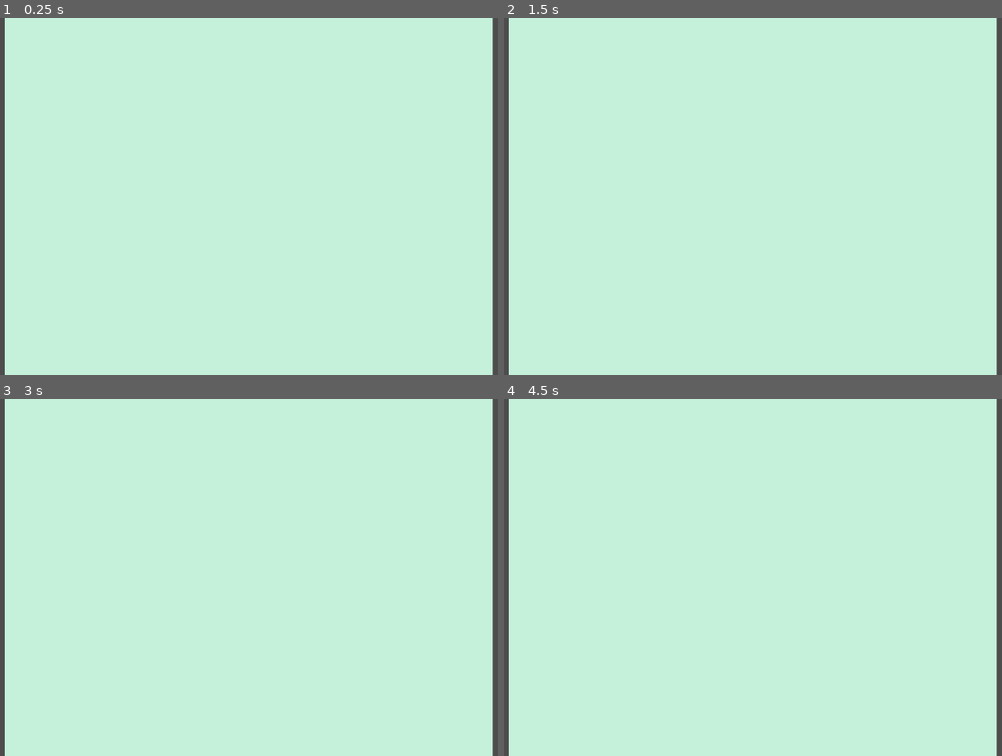
Above: before the commit, frames 1-4 (two rows, left to right).
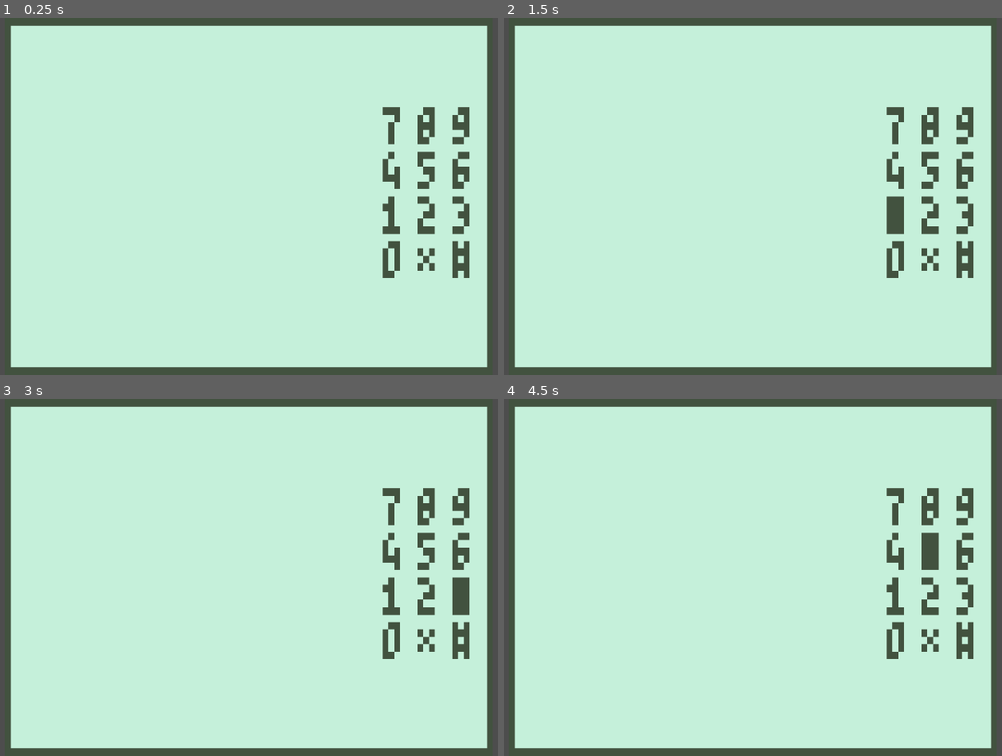
Above: after the commit, the same moments.

Repository: ErikHo61/NokiaJam2024
Game: Godot game, scene res://main.tscn
Same seed, same stepped clock (60 frames per second), same inputs: the game is played once before the commit and once after it.
Inputs:
- Up to frame 1 (0.25 s): no input
- Up to frame 2 (1.5 s): tap Enter at 0.5 s; tap Keypad 0 (kp 0) at 0.6 s; tap Space at 1.25 s; tap Keypad 1 (kp 1) at 1.35 s
- Up to frame 3 (3 s): tap Enter at 2 s; tap Keypad 2 (kp 2) at 2.1 s; tap Space at 2.75 s; tap Keypad 3 (kp 3) at 2.85 s
- Up to frame 4 (4.5 s): tap Enter at 3.5 s; tap Keypad 4 (kp 4) at 3.6 s; tap Space at 4.25 s; tap Keypad 5 (kp 5) at 4.35 s

The runs differ from the first frame. In frame 1, 9.6% of the frame differs, in the area x 0-100%, y 0-100%; in frame 2, 9.7%; in frame 3, 9.7%; in frame 4, 9.7%.

Commit message:
Partial order implementation

Diff:
--- a/assets/GDResources/MinigameAttributes.gd
+++ b/assets/GDResources/MinigameAttributes.gd
@@ -9,7 +9,7 @@
 #@export var orders: Array[OrderAttributes] = []
 #@export var ingredients: Array = []
 
-var CurDessertType = MinigamConstants.DessertType.DEFAULT
+var CurDessertType = MinigameConstants.DessertType.DEFAULT
 
 var OrderList = []
 
@@ -21,10 +21,10 @@
 		"type": TYPE_STRING,
 		"usage": PROPERTY_USAGE_DEFAULT,
 		"hint": PROPERTY_HINT_ENUM,
-		"hint_string": ",".join(MinigamConstants.DessertType.keys())
+		"hint_string": ",".join(MinigameConstants.DessertType.keys())
 	})
 
-	if(CurDessertType != MinigamConstants.DessertType.DEFAULT):
+	if(CurDessertType != MinigameConstants.DessertType.DEFAULT):
 		ret.append({
 			"name": "Ingredient List",
 			"type": TYPE_ARRAY
@@ -40,13 +40,14 @@
 	return ret
 
 func _set(prop_name: StringName, val) -> bool:
-	var retval: MinigamConstants.DessertType
+	var retval: bool = true
 
 	match prop_name:
 		"Dessert Type":
-			CurDessertType = MinigamConstants.DessertType.get(val)
+			CurDessertType = MinigameConstants.DessertType.get(val)
 			for i in OrderList.size():
 				OrderList[i].ingredientList = get_ingredients()
+				OrderList[i].DessertType = CurDessertType
 			notify_property_list_changed()
 		"Orders":
 			OrderList = val
@@ -54,13 +55,13 @@
 				OrderList[i].ingredientList = get_ingredients()
 			notify_property_list_changed()
 		_:
-			retval = MinigamConstants.DessertType.DEFAULT
+			retval = false
 	return retval
 
 func _get(prop_name: StringName):
 	match prop_name:
 		"Dessert Type":
-			return MinigamConstants.DessertType.keys()[CurDessertType]
+			return MinigameConstants.DessertType.keys()[CurDessertType]
 		"Ingredient List":
 			return get_ingredients()
 		"Orders":
@@ -69,8 +70,8 @@
 
 
 func get_ingredients():
-	if(CurDessertType == MinigamConstants.DessertType.ICECREAMSCOOP):
-		return MinigamConstants.IceCreamScoop.keys()
-	elif(CurDessertType == MinigamConstants.DessertType.ICECREAMSHAKE):
-		return MinigamConstants.IceCreamShake.keys()
+	if(CurDessertType == MinigameConstants.DessertType.ICECREAMSCOOP):
+		return MinigameConstants.IceCreamScoop.keys()
+	elif(CurDessertType == MinigameConstants.DessertType.ICECREAMSHAKE):
+		return MinigameConstants.IceCreamShake.keys()
 	return null
--- a/assets/GDResources/MinigameConstants.gd
+++ b/assets/GDResources/MinigameConstants.gd
@@ -1,9 +1,21 @@
 extends Node
 
-enum DessertType {DEFAULT, ICECREAMSCOOP, ICECREAMSHAKE, CAKE, SLUSHIE, POPSICLE, FROZENFRUIT}
+enum DessertType {DEFAULT, ICECREAMSCOOP, ICECREAMSHAKE, CAKE, SHAVEDICE, SLUSHIE, POPSICLE, FROZENFRUIT}
 
 enum Default {}
 
 enum IceCreamScoop {CONE, CUP, VANILLA, CHOCOLATE, BERRY, MATCHA}
 
 enum IceCreamShake {VANILLA, CHOCOLATE, MINT, COOKIE, CARAMEL, BLEND}
+
+enum Cake {VANILLA, CHOCOLATE, CREAM, FRUIT, ICING}
+
+enum ShavedIce {F_MILK, F_WATER, FRUIT, CHOCOLATE, MATCHA, RBEAN}
+
+enum Slushie {R_BEER, COLA, ORANGE, TOP, STRAW}
+
+enum Popsicle {}
+
+enum FrozenFruit {}
+
+const DessertList = [Default, IceCreamScoop, IceCreamShake, Cake, ShavedIce, Slushie, Popsicle, FrozenFruit]
--- a/assets/GDResources/OrderAttributes.gd
+++ b/assets/GDResources/OrderAttributes.gd
@@ -5,3 +5,45 @@
 
 @export var orderName: String
 @export var ingredientList: Array = []
+
+var DessertType = MinigamConstants.DessertType.DEFAULT
+
+var OrderDetails = []
+#
+#func _get_property_list() -> Array[Dictionary]:
+	#var ret: Array[Dictionary] = []
+	#
+	#ret.append({
+		#"name": "Dessert Type",
+		#"type": TYPE_STRING
+	#})
+	#
+	#ret.append({
+		#"name": "Order Details",
+		#"type": TYPE_ARRAY,
+		#"usage": PROPERTY_USAGE_DEFAULT,
+		#"hint": PROPERTY_HINT_ENUM,
+		#"hint_string": ",".join(MinigameConstants.DessertList[DessertType].keys())
+	#})
+	#
+	#return ret
+#
+#func _set(prop_name: StringName, val) -> bool:
+	#var retval: bool = true
+	#
+	#match prop_name:
+		#"Dessert Type":
+			#DessertType = MinigameConstants.DessertType.get(val)
+		#"Order Details":
+			#OrderDetails = val
+		#_:
+			#retval = false
+	#return retval
+#
+#func _get(prop_name: StringName):
+	#match prop_name:
+		#"Dessert Type":
+			#return DessertType
+		#"Order Details":
+			#return OrderDetails
+	#return null
--- a/assets/GDResources/new_resource.tres
+++ b/assets/GDResources/new_resource.tres
@@ -1,14 +1,9 @@
-[gd_resource type="Resource" script_class="MinigameAttributes" load_steps=5 format=3 uid="uid://uphc4mk6nyqp"]
+[gd_resource type="Resource" script_class="MinigameAttributes" load_steps=4 format=3 uid="uid://uphc4mk6nyqp"]
 
 [ext_resource type="Script" path="res://assets/GDResources/OrderAttributes.gd" id="1_8kc2y"]
 [ext_resource type="Script" path="res://assets/GDResources/MinigameAttributes.gd" id="1_yf1w2"]
 
-[sub_resource type="Resource" id="Resource_qt2h2"]
-script = ExtResource("1_8kc2y")
-orderName = ""
-ingredientList = ["VANILLA", "CHOCOLATE", "MINT", "COOKIE", "CARAMEL", "BLEND"]
-
-[sub_resource type="Resource" id="Resource_fhuvk"]
+[sub_resource type="Resource" id="Resource_nw6l1"]
 script = ExtResource("1_8kc2y")
 orderName = ""
 ingredientList = ["VANILLA", "CHOCOLATE", "MINT", "COOKIE", "CARAMEL", "BLEND"]
@@ -19,4 +14,4 @@
 type = 0
 "Dessert Type" = "ICECREAMSHAKE"
 "Ingredient List" = ["VANILLA", "CHOCOLATE", "MINT", "COOKIE", "CARAMEL", "BLEND"]
-Orders = [SubResource("Resource_qt2h2"), SubResource("Resource_fhuvk")]
+Orders = [SubResource("Resource_nw6l1")]
--- /dev/null
+++ b/assets/GDResources/new_resource2.tres
@@ -0,0 +1,17 @@
+[gd_resource type="Resource" script_class="MinigameAttributes" load_steps=4 format=3 uid="uid://bwg64mvkdrbnw"]
+
+[ext_resource type="Script" path="res://assets/GDResources/OrderAttributes.gd" id="1_kw4bi"]
+[ext_resource type="Script" path="res://assets/GDResources/MinigameAttributes.gd" id="1_ly60g"]
+
+[sub_resource type="Resource" id="Resource_x7qkw"]
+script = ExtResource("1_kw4bi")
+orderName = "Vanilla classic"
+ingredientList = ["CONE", "CUP", "VANILLA", "CHOCOLATE", "BERRY", "MATCHA"]
+
+[resource]
+script = ExtResource("1_ly60g")
+title = ""
+type = 0
+"Dessert Type" = "ICECREAMSCOOP"
+"Ingredient List" = ["CONE", "CUP", "VANILLA", "CHOCOLATE", "BERRY", "MATCHA"]
+Orders = [SubResource("Resource_x7qkw")]
--- a/main.tscn
+++ b/main.tscn
@@ -1,6 +1,7 @@
-[gd_scene load_steps=5 format=3 uid="uid://pstqes7jcym2"]
+[gd_scene load_steps=6 format=3 uid="uid://pstqes7jcym2"]
 
 [ext_resource type="Script" path="res://main.gd" id="1_nrtmp"]
+[ext_resource type="PackedScene" uid="uid://d4kbrxojetco1" path="res://scene/Game.tscn" id="2_1fkso"]
 [ext_resource type="Shader" path="res://assets/shaders/nokia-3310.gdshader" id="3_dhqyx"]
 
 [sub_resource type="ViewportTexture" id="ViewportTexture_l502v"]
@@ -26,6 +27,8 @@
 snap_2d_vertices_to_pixel = true
 size = Vector2i(84, 48)
 
+[node name="Game" parent="Screen" instance=ExtResource("2_1fkso")]
+
 [node name="AspectRatioContainer" type="AspectRatioContainer" parent="."]
 unique_name_in_owner = true
 anchors_preset = 15
--- a/project.godot
+++ b/project.godot
@@ -18,7 +18,7 @@
 
 [autoload]
 
-MinigamConstants="*res://assets/GDResources/MinigameConstants.gd"
+MinigameConstants="*res://assets/GDResources/MinigameConstants.gd"
 
 [dotnet]
 
